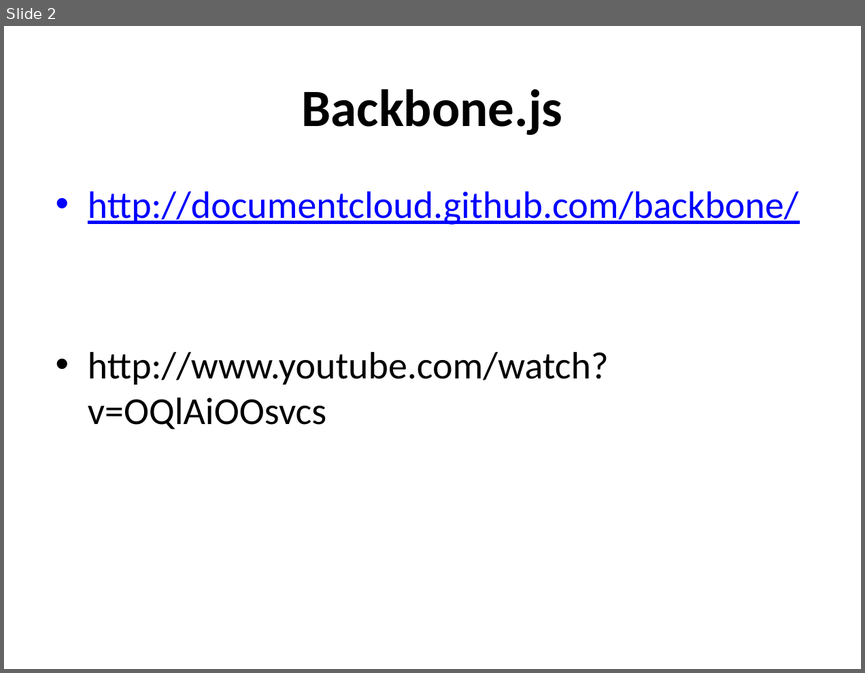
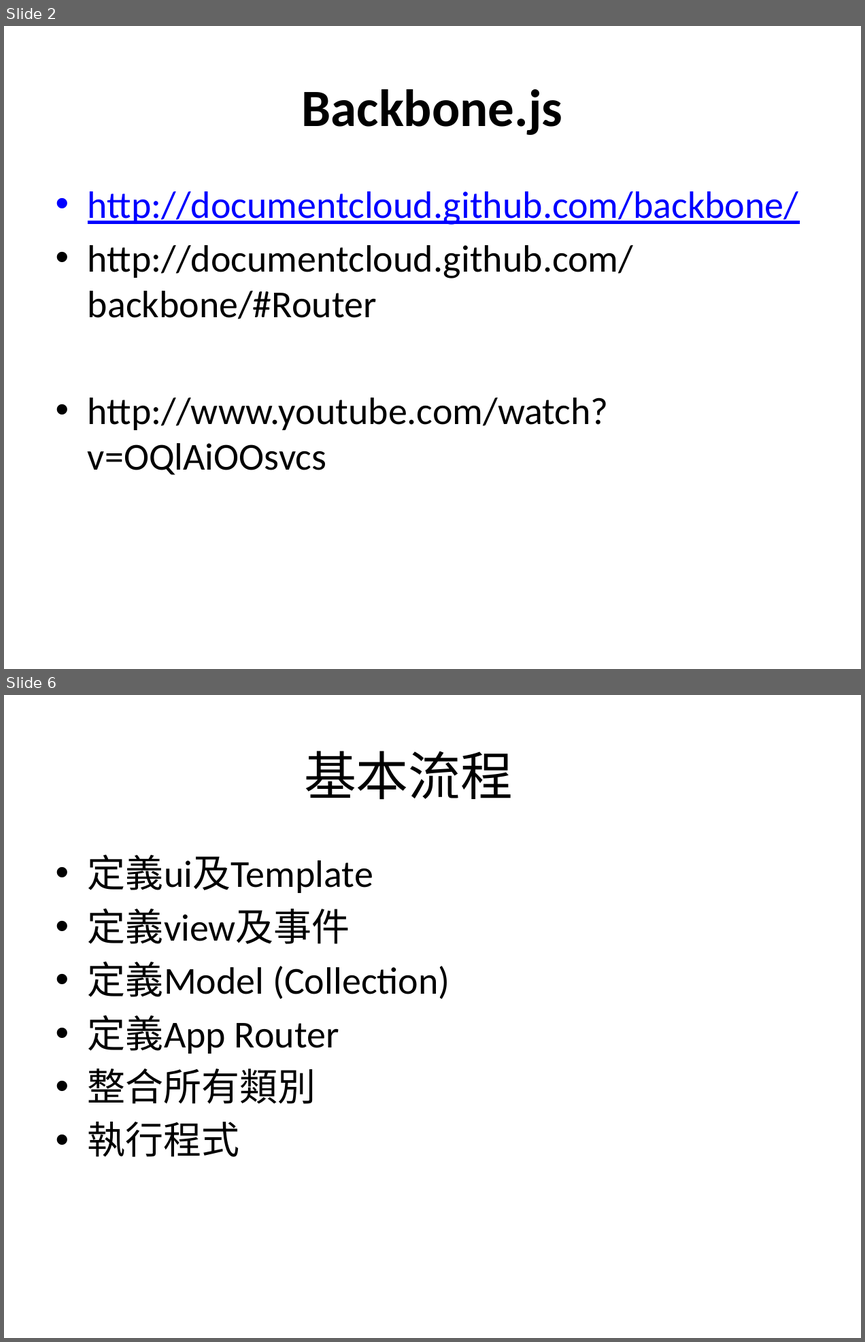
Before and after one commit to ggonzalez/caaweb, a slide deck: pages/backbone/新增 Microsoft PowerPoint 簡報.pptx. Shown one above the other, each under a label of ours: slide 2 before the commit, slides 2 and 6 after it; the slides between them are not shown. The pictures are 865x673 and 865x1342 pixels, drawn with LibreOffice and Linux fonts; fonts in the diff are those of the drawing. Boxes give left, top, right and bottom in pixels: in the first picture for what was removed or moved away, otherwise in the second. Text is boxed around its words. In the diff, an @@ line names an element or a change of style, - is before the commit and + after.

```diff
--- a/pages/backbone/新增 Microsoft PowerPoint 簡報.pptx
+++ b/pages/backbone/新增 Microsoft PowerPoint 簡報.pptx
@@ slide 6 added at <box>4,695,861,1338</box>, background #FFFFFF @@
@@ title added at <box>304,751,513,799</box>, 44 pt, text #000000 @@
+基本流程
@@ text added at <box>88,854,450,1157</box>, 32 pt, text #000000 @@
+• 定義ui及Template
+• 定義view及事件
+• 定義Model (Collection)
+• 定義App Router
+• 整合所有類別
+• 執行程式
@@ slide 2 changed as well @@
@@ text at <box>88,245,633,319</box>: paragraph added @@
+• http://documentcloud.github.com/backbone/#Router
```
Also in this commit, not shown: 5 other slides added, 6 other files.
